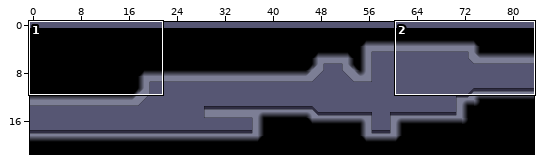
Two versions of a level (LDtk project, Darkrise/Assets/Levels/ryoDemoLevel.ldtk). The picture above shows the old version from afar; the outline marks the close-up.
Close-up. Before the commit:
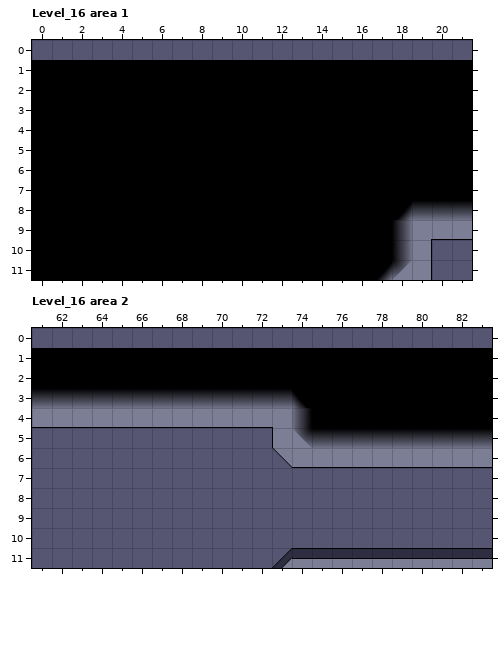
Cells are 60x60 px. Shown: Level_16 area 1 x 0..21, y 0..11; Level_16 area 2 x 61..83, y 0..11. The commit also changed other parts of the map, which this record leaves out. The old version is drawn lined up with the new one.
After the commit:
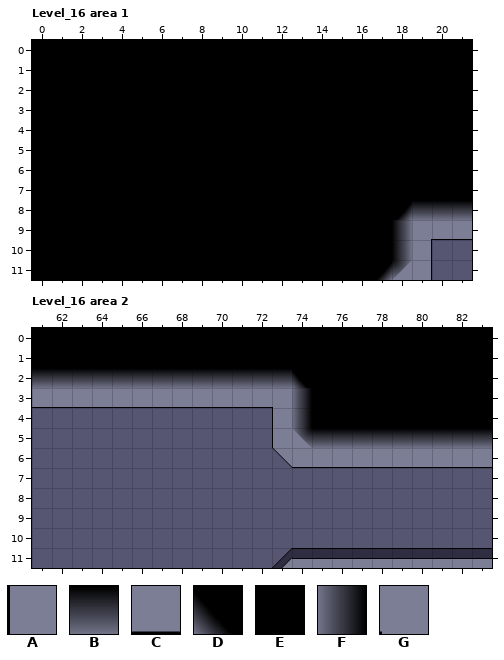
Key: from "Darkrise_Tilemap_5_4": A 24 flipped left-right, B 36 flipped up-down, C 60 flipped up-down, D 74 flipped up-down, E 76, F 94, G 98 flipped left-right.
_ is an empty cell.
Edits made:
Level_16: map size 84x21 -> 84x22 cells (old content now starts at 0,1; both pictures use the new coordinates)
Layer "Tiles", Level_16 area 1:
y 0: x 0..21 ______________________ -> EEEEEEEEEEEEEEEEEEEEEE
Layer "Tiles", Level_16 area 2:
y 0: x 61..83 _______________________ -> EEEEEEEEEEEEEEEEEEEEEEE
y 2: x 61..74 EEEEEEEEEEEEEE -> BBBBBBBBBBBBBD
y 3: x 61..74 BBBBBBBBBBBBBD -> CCCCCCCCCCCCGF
y 4: x 61..73 CCCCCCCCCCCCG -> ____________A
Changed places in both close-ups, as pixel boxes (x1, y1, x2, y2):
added: (32, 40, 472, 60)
added: (32, 328, 492, 348)
changed: (32, 370, 311, 428)
